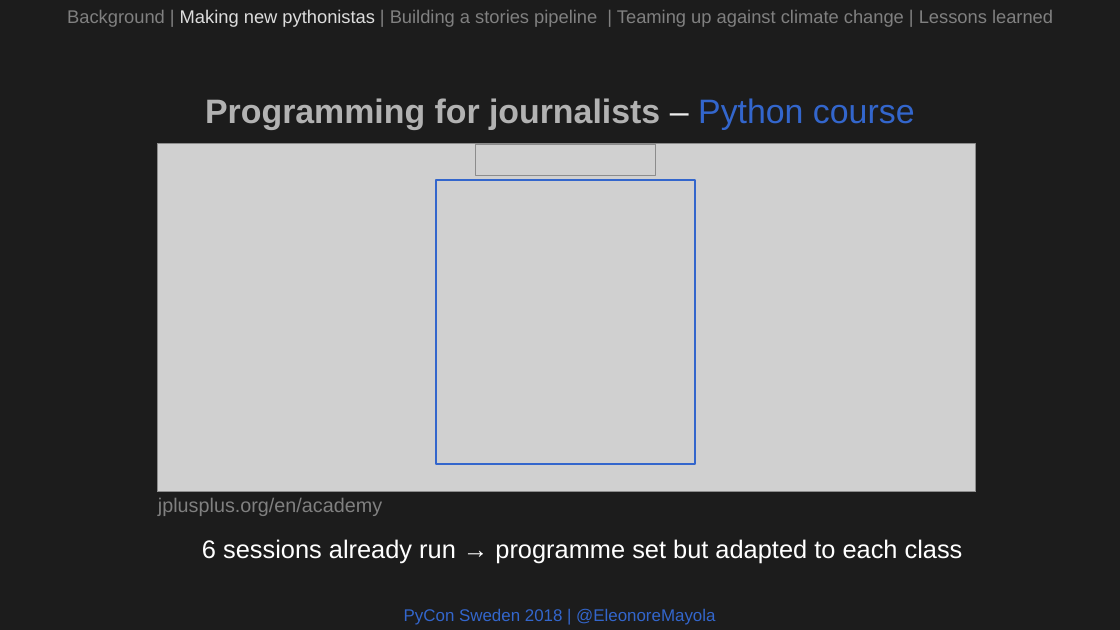
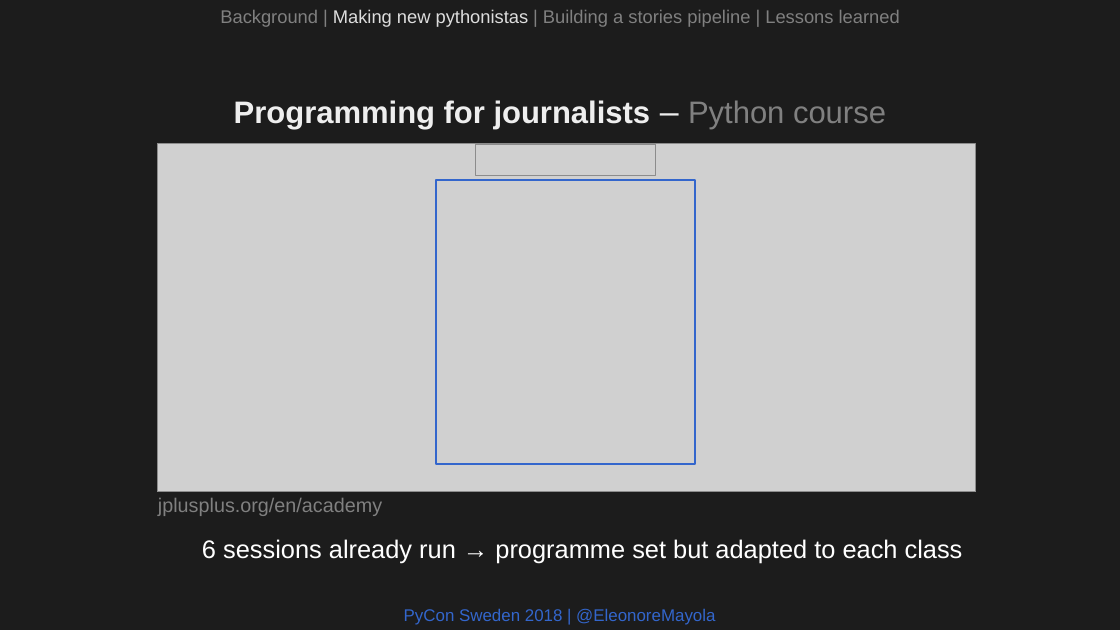
Before and after one commit to Eleonore9/-pyconse18, a slide deck: slide 10 of pyconse2018.odp. Drawn at 1120x630 pixels with LibreOffice and Linux fonts; fonts in the diff are those of the drawing; grey boxes stand for pictures. Boxes give left, top, right and bottom in pixels: in the first picture for what was removed or moved away, otherwise in the second. Text is boxed around its words. In the diff, an @@ line names an element or a change of style, - is before the commit and + after.

```diff
--- a/pyconse2018.odp
+++ b/pyconse2018.odp
@@ text at (220, 9, 900, 27): text changed @@
-Background | Making new pythonistas | Building a stories pipeline | Teaming up against climate change | Lessons learned
+Background | Making new pythonistas | Building a stories pipeline | Lessons learned
@@ text "Programming for journalists – Python ..." at (234, 100, 886, 129): size 24 to 22 pt; text colour #B2B2B2 to #EEEEEE in "Programming for journalists"; text colour #3366CC to #808080 in "Python course" @@
```
Also in this commit, not shown: 20 other slides changed, 5 slides added, 6 slides removed, 4 other files.
